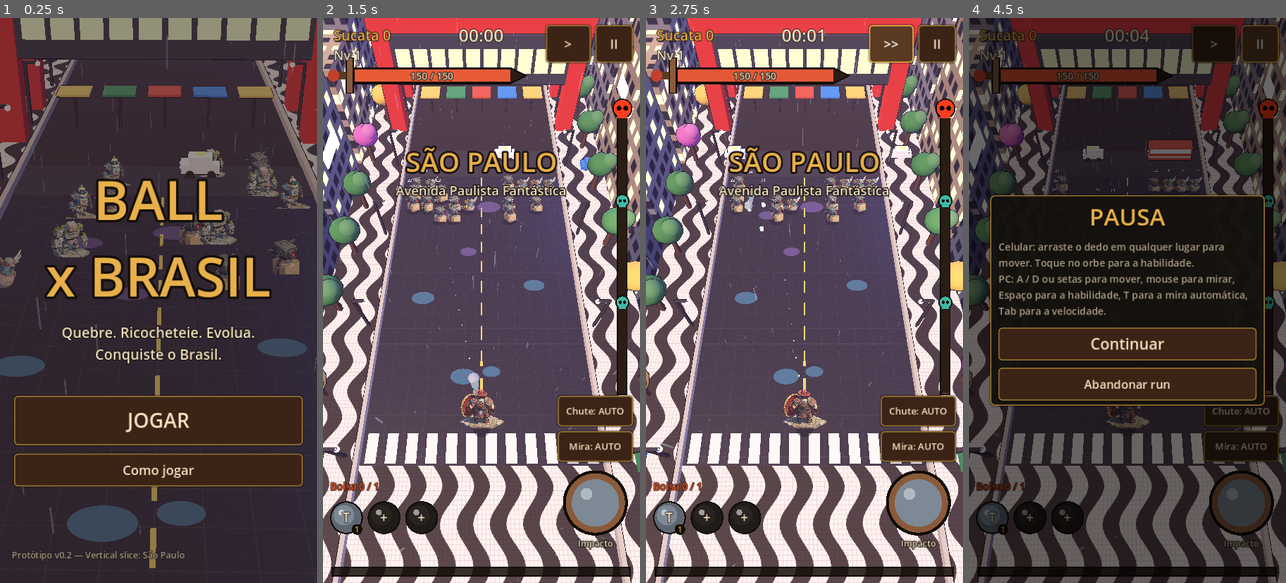
Above: before the commit, frames 1-4 (left to right).
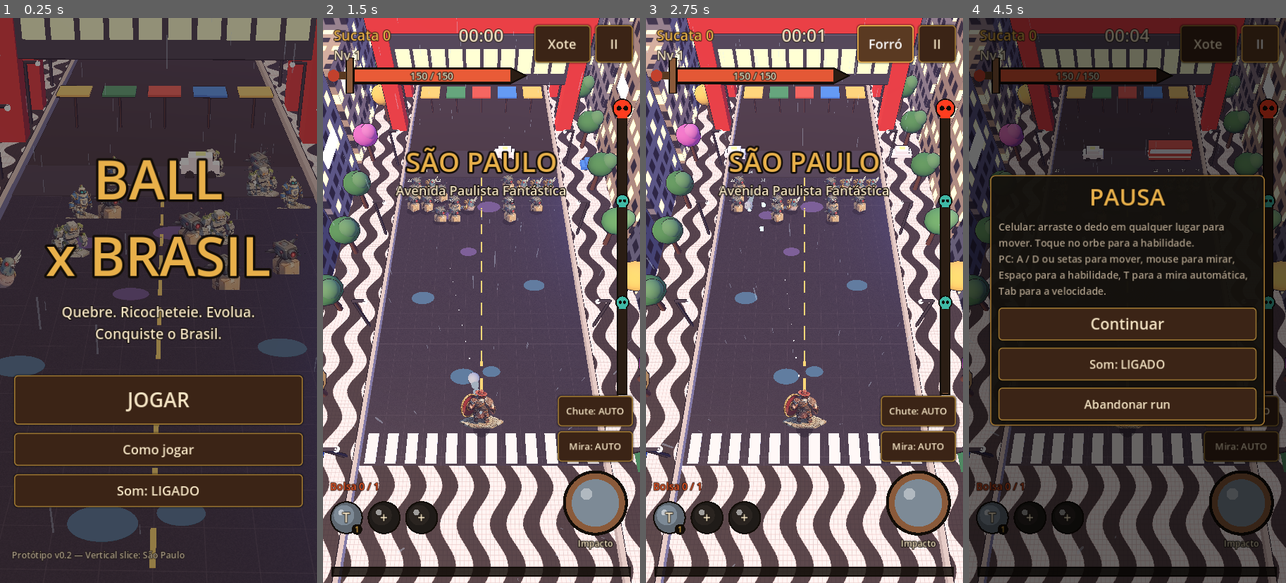
Above: after the commit, the same moments.

Repository: Victormartinsilva/brasilxball
Game: Godot game, scene res://scenes/main.tscn
The game is run twice, just before and just after one commit, with the same random seed, the same clock (stepped at 60 frames per second) and the same inputs.
Inputs (mouse positions are in pixels of both pictures, inside the frame that each line leads up to):
- Up to frame 1 (0.25 s): no input
- Up to frame 2 (1.5 s): click "JOGAR" at 0.5 s; click "INICIAR RUN" at 1.25 s
- Up to frame 3 (2.75 s): click (886, 46) at 2 s, where only the run after the commit has a clickable "Xote"
- Up to frame 4 (4.5 s): click (1209, 46) at 2.75 s, where only the run after the commit has a clickable "Forró"; click (1209, 46) at 3.5 s, where only the run after the commit has a clickable "Frevo"; click "II" at 4.25 s

The runs differ from the first frame. In frame 1, 18% of the frame differs, in the area x 4-96%, y 24-87%; in frame 2, 0.4%; in frame 3, 0.4%; in frame 4, 17%.

Commit message:
feat: áudio, 6 atributos, Mandar pro Banco e Ritmo
- Áudio provisório sintetizado (tools/gerar_audio.py): chute, ricochete, acerto,
  explosão, matar no peito, nível, receita, chefe, vitória/derrota e loop de baião
- Autoload Sfx com limite de repetição e botão de som no menu e na pausa
- Arsenal com os 6 atributos do GDD: Fôlego, Raça, Torcida, Ginga, Malandragem,
  Sabedoria (+ Imã, Patuá, Casa da Rezadeira); migração dos saves antigos
- Mandar pro Banco no level up (tira a opção do sorteio de vez)
- Velocidade do jogo vira Ritmo: Xote, Forró, Frevo

Co-Authored-By: Claude Opus 5.5 <noreply@anthropic.com>
Claude-Session: https://claude.ai/code/session_01VLz3vit7aSuSZtpei9Mk7G

Diff:
--- a/project.godot
+++ b/project.godot
@@ -17,6 +17,7 @@
 
 GameData="*res://scripts/autoload/game_data.gd"
 Save="*res://scripts/autoload/save_data.gd"
+Sfx="*res://scripts/autoload/sfx.gd"
 
 [display]
 
--- a/scripts/autoload/save_data.gd
+++ b/scripts/autoload/save_data.gd
@@ -4,14 +4,20 @@
 const PATH := "user://ballxbrasil_save.json"
 const VERSION := 1
 
-## Melhorias do Arsenal: id -> {nome, max, custo_base, descricao}
+## Arsenal: os 6 ATRIBUTOS do GDD (Grota Funda) + extras. id -> {nome, grupo, max, custo, descricao}
+## Dica para o jogador: "Na dúvida, invista em Raça + Torcida."
 const UPGRADES := {
-	"vida": {"nome": "Couraça", "max": 5, "custo": 25, "descricao": "+12 de vida máxima por nível."},
-	"dano": {"nome": "Afiação", "max": 5, "custo": 30, "descricao": "+6% de dano por nível."},
-	"cadencia": {"nome": "Engrenagem", "max": 5, "custo": 30, "descricao": "+5% de cadência por nível."},
-	"ima": {"nome": "Imã de Sucata", "max": 3, "custo": 20, "descricao": "+25% de alcance de coleta por nível."},
-	"sorte": {"nome": "Patuá", "max": 3, "custo": 40, "descricao": "+1 rerrolagem de escolhas por run, por nível."},
+	"folego": {"nome": "Fôlego", "grupo": "atributo", "max": 5, "custo": 25, "descricao": "Vida: +12 de vida máxima por nível."},
+	"raca": {"nome": "Raça", "grupo": "atributo", "max": 5, "custo": 30, "descricao": "Dano base: +6% por nível."},
+	"torcida": {"nome": "Torcida", "grupo": "atributo", "max": 5, "custo": 30, "descricao": "Bolinhas de Gude: +10% de dano por nível e +1 bolinha inicial a cada 2 níveis."},
+	"ginga": {"nome": "Ginga", "grupo": "atributo", "max": 5, "custo": 30, "descricao": "Velocidade: +4% da bola e do movimento por nível."},
+	"malandragem": {"nome": "Malandragem", "grupo": "atributo", "max": 5, "custo": 30, "descricao": "Crítico e chute: +2% de crítico e +5% de cadência por nível."},
+	"sabedoria": {"nome": "Sabedoria", "grupo": "atributo", "max": 5, "custo": 35, "descricao": "Área e status: +8% de área de efeito e de dano de Ardência/Peçonha por nível."},
+	"ima": {"nome": "Imã de Sucata", "grupo": "extra", "max": 3, "custo": 20, "descricao": "+25% de alcance de coleta por nível."},
+	"sorte": {"nome": "Patuá", "grupo": "extra", "max": 3, "custo": 40, "descricao": "+1 \"Tirar na Sorte\" grátis por run, por nível."},
+	"banco": {"nome": "Casa da Rezadeira", "grupo": "extra", "max": 3, "custo": 45, "descricao": "+1 \"Mandar pro Banco\" por run: tira uma opção do sorteio de vez."},
 }
+const OLD_UPGRADE_KEYS := {"vida": "folego", "dano": "raca", "cadencia": "malandragem"}
 
 ## Fusões liberadas no Laboratório. As duas primeiras já vêm liberadas.
 const FUSION_COSTS := {
@@ -43,7 +49,7 @@
 	return {
 		"versao": VERSION,
 		"sucata": 0,
-		"upgrades": {"vida": 0, "dano": 0, "cadencia": 0, "ima": 0, "sorte": 0},
+		"upgrades": {},
 		"bolas": balls,
 		"fusoes": fusions,
 		"reliquias": relics,
@@ -75,6 +81,13 @@
 		for id in fresh[key]:
 			if not data[key].has(id):
 				data[key].append(id)
+	# Melhorias antigas viram atributos (Couraça → Fôlego, Afiação → Raça, Engrenagem → Malandragem).
+	var ups: Dictionary = data["upgrades"]
+	for old in OLD_UPGRADE_KEYS:
+		if ups.has(old):
+			var new_key: String = OLD_UPGRADE_KEYS[old]
+			ups[new_key] = maxi(int(ups.get(new_key, 0)), int(ups[old]))
+			ups.erase(old)
 
 
 func _merge(base: Dictionary, incoming: Dictionary) -> void:
--- /dev/null
+++ b/scripts/autoload/sfx.gd
@@ -0,0 +1,86 @@
+extends Node
+## Som do jogo: efeitos com limite de repetição (ricochetes não viram ruído) e música em loop.
+## Os arquivos ficam em assets/audio (gerados por tools/gerar_audio.py — troque pelo áudio final com o mesmo nome).
+
+const POOL := 12
+const MIN_GAP := {"ricochete": 0.05, "acerto": 0.035, "abate": 0.04, "gema": 0.05, "chute": 0.06, "explosao": 0.08}
+const VOLUME_DB := {"musica_forro": -9.0, "ricochete": -10.0, "acerto": -8.0, "gema": -10.0, "abate": -6.0, "chute": -6.0}
+
+var _players: Array = []
+var _next := 0
+var _streams: Dictionary = {}
+var _last: Dictionary = {}
+var _music: AudioStreamPlayer
+
+
+func _ready() -> void:
+	process_mode = Node.PROCESS_MODE_ALWAYS
+	for i in POOL:
+		var p := AudioStreamPlayer.new()
+		add_child(p)
+		_players.append(p)
+	_music = AudioStreamPlayer.new()
+	add_child(_music)
+	apply_volume()
+
+
+func _stream(name: String) -> AudioStream:
+	if _streams.has(name):
+		return _streams[name]
+	var path := "res://assets/audio/%s.wav" % name
+	var s: AudioStream = load(path) if ResourceLoader.exists(path) else null
+	_streams[name] = s
+	return s
+
+
+func play(name: String, pitch_jitter := 0.08, volume_db := 0.0) -> void:
+	if not enabled():
+		return
+	var now := Time.get_ticks_msec() / 1000.0
+	if now - float(_last.get(name, -10.0)) < float(MIN_GAP.get(name, 0.0)):
+		return
+	_last[name] = now
+	var s := _stream(name)
+	if s == null:
+		return
+	var p: AudioStreamPlayer = _players[_next]
+	_next = (_next + 1) % POOL
+	p.stream = s
+	p.volume_db = float(VOLUME_DB.get(name, 0.0)) + volume_db
+	p.pitch_scale = 1.0 + randf_range(-pitch_jitter, pitch_jitter)
+	p.play()
+
+
+func music(name := "musica_forro") -> void:
+	var s := _stream(name)
+	if s == null:
+		return
+	if s is AudioStreamWAV:
+		var w := s as AudioStreamWAV
+		w.loop_mode = AudioStreamWAV.LOOP_FORWARD
+		w.loop_begin = 0
+		w.loop_end = w.data.size() / 2  # 16 bits mono
+	if _music.stream == s and _music.playing:
+		return
+	_music.stream = s
+	_music.volume_db = float(VOLUME_DB.get(name, 0.0))
+	if enabled():
+		_music.play()
+
+
+func enabled() -> bool:
+	return bool(Save.data["opcoes"].get("som", true))
+
+
+func toggle() -> void:
+	Save.data["opcoes"]["som"] = not enabled()
+	Save.save_game()
+	apply_volume()
+
+
+func apply_volume() -> void:
+	var vol := float(Save.data["opcoes"].get("volume", 0.8))
+	AudioServer.set_bus_volume_db(0, linear_to_db(maxf(vol, 0.001)))
+	AudioServer.set_bus_mute(0, not enabled())
+	if enabled() and _music.stream and not _music.playing:
+		_music.play()
--- a/scripts/main.gd
+++ b/scripts/main.gd
@@ -72,6 +72,7 @@
 
 func goto_menu() -> void:
 	_ensure_backdrop()
+	Sfx.music()
 	_clear()
 	var m := MenuScreen.new()
 	m.play_pressed.connect(func(): goto_base())
--- a/scripts/run/run.gd
+++ b/scripts/run/run.gd
@@ -130,6 +130,8 @@
 	player = Player.new()
 	add_child(player)
 	player.setup(character)
+	player.move_speed *= 1.0 + Save.upgrade_level("ginga") * 0.04  # Ginga
+	babies = Save.upgrade_level("torcida") / 2  # Torcida: bolinhas iniciais
 
 	camera = Camera3D.new()
 	add_child(camera)
@@ -152,6 +154,7 @@
 	for i in 4:
 		_spawn_row(SPAWN_Y - i * 1.0, 0.0)
 	hud.banner(region["nome"].to_upper(), region.get("subtitulo", ""), 2.5)
+	Sfx.music()
 
 
 func _on_resize() -> void:
@@ -447,6 +450,7 @@
 		var b := spawn_ball(_bag_stats(id), player.pos + Vector2(0, 0.5), player.aim_dir.rotated(rng.randf_range(-0.03, 0.03)))
 		if b:
 			b.bag_id = id
+			Sfx.play("chute")
 		else:
 			bag.push_front(id)
 	if _rajada_queue > 0:
@@ -469,7 +473,7 @@
 		var s := build.ball_stats("pedra", 1)
 		s["nome"] = "Bolinha de Gude"
 		s["tamanho"] *= 0.72
-		s["dano"] *= 0.4 + 0.04 * float(character.get("torcida", 4))  # Torcida fortalece as bolinhas
+		s["dano"] *= (0.4 + 0.04 * float(character.get("torcida", 4))) * (1.0 + Save.upgrade_level("torcida") * 0.1)  # Torcida
 		s["cor"] = Color("#9fd8ff")
 		return s
 	var i := build.slot_index(id)
@@ -590,6 +594,7 @@
 		if b.bag_id != "" and b.dir.y < 0.0 and b.age > 0.35 and b.pos.y < player.pos.y + 1.3 \
 				and b.pos.distance_to(player.pos + Vector2(0, 0.4)) < CATCH_RADIUS:
 			catches += 1
+			Sfx.play("pegar", 0.05)
 			fx.sparks(b.pos, Color("#fff3c4"), 5, 3.0)
 			if catches % 6 == 1:
 				fx.text(player.pos + Vector2(0, 1.4), "MATOU NO PEITO!", Color("#5fe0a0"), 0.006)
@@ -627,6 +632,7 @@
 
 func _on_bounce(b: Ball) -> void:
 	b.bounces += 1
+	Sfx.play("ricochete", 0.2)
 	if absf(b.dir.y) < 0.2:
 		b.dir.y = 0.2 * (1.0 if b.dir.y >= 0.0 else -1.0)
 	b.dir = b.dir.rotated(rng.randf_range(-0.035, 0.035)).normalized()
@@ -824,6 +830,7 @@
 	var crit := rng.randf() < b.crit
 	var elemental := elements.size() > 0
 	fx.sparks(contact, b.color, 3, 3.0)
+	Sfx.play("acerto", 0.12)
 	deal_damage(e, dmg, crit, b.color, b, elemental)
 	if not e.dead or e.is_boss:
 		apply_elements(e, elements, dmg, b.level, b)
@@ -967,7 +974,9 @@
 
 
 func aoe(center: Vector2, radius: float, dmg: float, color: Color, exclude: Enemy = null, elemental := true) -> void:
+	radius *= build.area_mult()  # Sabedoria
 	fx.explosion(center, radius, color)
+	Sfx.play("explosao")
 	for e: Enemy in enemies.duplicate():
 		if e.dead or e == exclude:
 			continue
@@ -986,7 +995,7 @@
 		match el:
 			"fogo":
 				e.burn_time = 3.0
-				e.burn_dps = maxf(e.burn_dps if e.burn_time > 0.0 else 0.0, base_dmg * 0.35)
+				e.burn_dps = maxf(e.burn_dps if e.burn_time > 0.0 else 0.0, base_dmg * 0.35 * build.status_mult())
 			"gelo":
 				e.chill_time = 2.5
 				e.chill_stacks += 1
@@ -997,7 +1006,7 @@
 			"veneno":
 				e.poison_stacks = mini(e.poison_stacks + 1, 5 + lvl * 2)
 				e.poison_time = 4.0
-				e.poison_dps_per_stack = maxf(e.poison_dps_per_stack, base_dmg * 0.12)
+				e.poison_dps_per_stack = maxf(e.poison_dps_per_stack, base_dmg * 0.12 * build.status_mult())
 			"raio":
 				var hops: int = [1, 2, 4, 6, 8][clampi(lvl - 1, 0, 4)]
 				if b and b.behavior in ["plasma", "neurotoxica"]:
@@ -1128,6 +1137,7 @@
 		_boss_defeated()
 		return
 	kills += 1
+	Sfx.play("abate", 0.15)
 	combo += 1
 	combo_timer = 2.5
 	best_combo = maxi(best_combo, combo)
@@ -1217,6 +1227,8 @@
 		e.contact_time += delta
 	else:
 		e.contact_time = maxf(0.0, e.contact_time - delta * 1.5)
+	if touching and e.contact_time > 0.15 and e.contact_time - delta <= 0.15:
+		Sfx.play("aviso", 0.0)
 	e.show_eye(e.contact_time > 0.15, e.contact_time / CONTACT_FUSE)
 	if e.contact_time >= CONTACT_FUSE:
 		e.dead = true
@@ -1383,6 +1395,7 @@
 	var start := Vector2(-10.5 * dir, lane_y)
 	node.position = FxLayer.to3(start)
 	cars.append({"node": node, "pos": start, "half": half, "vel": Vector2(dir * (5.5 if kind == "onibus" else 8.0), 0)})
+	Sfx.play("buzina", 0.05)
 	hud.toast("BI-BI! Trânsito na Paulista!" if kind != "onibus" else "Ônibus passando — segura a bola!")
 
 
@@ -1416,6 +1429,7 @@
 		node.rotation.y += delta * 3.0
 		if dist < 0.55:
 			add_xp(float(g["value"]))
+			Sfx.play("gema", 0.1)
 			if build.passive("colecionador") > 0:
 				build.colecionador_bonus = minf(0.4, build.colecionador_bonus + build.pval("colecionador") / 100.0)
 				build.colecionador_timer = 4.0
@@ -1446,6 +1460,7 @@
 func _open_levelup() -> void:
 	pending_levelups -= 1
 	var offers := build.generate_offers(rng)
+	Sfx.play("nivel", 0.0)
 	levelup.open_choice("SUBIU DE NÍVEL!", "Nível %d — escolha 1" % level, offers, build, "levelup")
 
 
@@ -1459,6 +1474,7 @@
 			max_hp = float(character["vida"]) + build.max_hp_bonus()
 			heal(max_hp - before)
 		if offer["tipo"] == "fusao":
+			Sfx.play("receita", 0.0)
 			hud.banner("RECEITA!", "Panela de Pressão: " + String(offer["nome"]), 2.2)
 			fx.explosion(player.pos + Vector2(0, 1.0), 2.0, offer["cor"])
 			if not descobertas.has(offer["id"]):
@@ -1485,6 +1501,7 @@
 
 func _start_boss() -> void:
 	boss_spawned = true
+	Sfx.play("chefe", 0.0)
 	var info: Dictionary = region["chefe"]
 	boss = BossArranhaCeu.new()
 	enemies_root.add_child(boss)
@@ -1536,6 +1553,7 @@
 
 
 func _boss_defeated() -> void:
+	Sfx.play("vitoria", 0.0)
 	hud.banner("VITÓRIA!", "O Arranha-Céu desabou. São Paulo respira.", 3.0)
 	for k in 6:
 		fx.explosion(boss.pos + Vector2(rng.randf_range(-4, 4), rng.randf_range(-1, 1)), 2.5, Color("#ff9f2e"))
@@ -1553,11 +1571,13 @@
 		return
 	damage_taken[src] = float(damage_taken.get(src, 0.0)) + amount
 	hp -= amount
+	Sfx.play("dano", 0.1)
 	player.hurt_flash = 1.0
 	hud.flash_damage()
 	shake(0.25)
 	if hp <= 0.0:
 		hp = 0.0
+		Sfx.play("derrota", 0.0)
 		hud.banner("DERROTA", "Perdi a run... mas a próxima vai ser melhor.", 3.0)
 		game_over = true
 		Engine.time_scale = 0.4
--- a/scripts/run/run_build.gd
+++ b/scripts/run/run_build.gd
@@ -16,11 +16,14 @@
 var colecionador_timer := 0.0
 var cacada_bonus := 0.0        # passiva da Caçadora
 var rerolls := 0
+var banishes := 0            # "Mandar pro Banco" restantes
+var banished: Array = []     # ids tirados do sorteio nesta run
 
 
 func _init(char_data: Dictionary) -> void:
 	character = char_data
 	rerolls = Save.upgrade_level("sorte")
+	banishes = Save.upgrade_level("banco")
 	add_ball(char_data["bola_inicial"])
 
 
@@ -48,7 +51,7 @@
 func damage_mult() -> float:
 	var m := float(character["dano"])
 	m *= 1.0 + pval("forca") / 100.0
-	m *= 1.0 + Save.upgrade_level("dano") * 0.06
+	m *= 1.0 + Save.upgrade_level("raca") * 0.06
 	if has_relic("ampulheta"):
 		m *= 1.4
 	if has_relic("coracao_dragao"):
@@ -59,21 +62,31 @@
 func fire_rate_mult() -> float:
 	var m := float(character["cadencia"])
 	m *= 1.0 + pval("cadencia") / 100.0
-	m *= 1.0 + Save.upgrade_level("cadencia") * 0.05
+	m *= 1.0 + Save.upgrade_level("malandragem") * 0.05
 	if has_relic("cafezinho"):
 		m *= 1.25
 	return m
 
 
 func ball_speed_mult() -> float:
-	var m := 1.0 + pval("impulso") / 100.0 + colecionador_bonus
+	var m := 1.0 + pval("impulso") / 100.0 + colecionador_bonus + Save.upgrade_level("ginga") * 0.04
 	if has_relic("ampulheta"):
 		m *= 0.75
 	return m
 
 
 func crit_bonus() -> float:
-	return float(character["critico"]) + pval("precisao") / 100.0 + cacada_bonus
+	return float(character["critico"]) + pval("precisao") / 100.0 + cacada_bonus + Save.upgrade_level("malandragem") * 0.02
+
+
+## Sabedoria: área de efeito.
+func area_mult() -> float:
+	return 1.0 + Save.upgrade_level("sabedoria") * 0.08
+
+
+## Sabedoria: dano de status (Ardência, Peçonha).
+func status_mult() -> float:
+	return 1.0 + Save.upgrade_level("sabedoria") * 0.08
 
 
 func size_mult() -> float:
@@ -100,7 +113,7 @@
 
 
 func max_hp_bonus() -> float:
-	return pval("vitalidade") + Save.upgrade_level("vida") * 12.0
+	return pval("vitalidade") + Save.upgrade_level("folego") * 12.0
 
 
 ## Stats finais de uma bola num slot.
@@ -192,22 +205,22 @@
 
 # ------------------------------------------------------------------ ofertas (escolha 1 de 3)
 
-func generate_offers(rng: RandomNumberGenerator, count := -1) -> Array:
+func generate_offers(rng: RandomNumberGenerator, count := -1, exclude: Array = []) -> Array:
 	if count < 0:
 		count = option_count()
 	var pool: Array = []  # [offer, weight]
 	# Fusões têm prioridade: são o "momento uau" da build.
 	for fid in GameData.fusion_ids:
-		if can_fuse(fid):
+		if can_fuse(fid) and not exclude.has(fid):
 			pool.append([_offer("fusao", fid), 6.0])
 	# Upgrades das bolas atuais.
 	for s in slots:
-		if int(s["level"]) < MAX_BALL_LEVEL:
+		if int(s["level"]) < MAX_BALL_LEVEL and not exclude.has(s["id"]):
 			pool.append([_offer("up_bola", s["id"], int(s["level"]) + 1), 3.0])
 	# Novas bolas (se há slot livre).
 	if slots.size() < MAX_SLOTS:
 		for bid in GameData.balls:
-			if GameData.is_fusion(bid) or slot_index(bid) >= 0 or not Save.has_ball(bid):
+			if GameData.is_fusion(bid) or slot_index(bid) >= 0 or not Save.has_ball(bid) or banished.has(bid) or exclude.has(bid):
 				continue
 			if has_relic("coracao_dragao") and GameData.balls[bid]["elementos"].has("gelo"):
 				continue
@@ -217,7 +230,9 @@
 		var lv := passive(pid)
 		if lv >= int(GameData.passives[pid]["max"]):
 			continue
-		if lv == 0 and passives.size() >= MAX_PASSIVES:
+		if lv == 0 and (passives.size() >= MAX_PASSIVES or banished.has(pid)):
+			continue
+		if exclude.has(pid):
 			continue
 		pool.append([_offer("passiva", pid, lv + 1), 1.6 if lv == 0 else 2.0])
 	var chosen: Array = []
--- a/scripts/ui/base_screen.gd
+++ b/scripts/ui/base_screen.gd
@@ -325,12 +325,16 @@
 
 func _build_arsenal() -> void:
 	var v := _scroll_tab("Arsenal")
-	v.add_child(UIKit.label("Melhorias permanentes para todos os personagens.", 16, UIKit.MUTED, 2))
+	v.add_child(UIKit.wrap_label("Melhorias permanentes para todos os personagens. Na dúvida, invista em Raça + Torcida.", 16, UIKit.MUTED))
+	var group := ""
 	for uid in Save.UPGRADES:
 		var u: Dictionary = Save.UPGRADES[uid]
+		if u["grupo"] != group:
+			group = u["grupo"]
+			v.add_child(UIKit.label("ATRIBUTOS" if group == "atributo" else "EXTRAS", 20, UIKit.GOLD, 4))
 		var lv := Save.upgrade_level(uid)
 		var mx := int(u["max"])
-		var row := _item_row(UIKit.GOLD, u["nome"], "Nível %d / %d" % [lv, mx], u["descricao"])
+		var row := _item_row(UIKit.GOLD if u["grupo"] == "atributo" else UIKit.TEAL, u["nome"], "Nível %d / %d" % [lv, mx], u["descricao"])
 		v.add_child(row)
 		if lv >= mx:
 			row.add_child(UIKit.label("Máximo", 15, UIKit.TEAL, 3))
--- a/scripts/ui/hud.gd
+++ b/scripts/ui/hud.gd
@@ -4,6 +4,7 @@
 ## trilha de progresso com caveiras à direita, botões de velocidade no topo.
 
 const SPEEDS := [1.0, 1.5, 2.0]
+const RITMOS := ["Xote", "Forró", "Frevo"]  # velocidade do jogo = ritmo
 
 var run: Run
 var _root: Control
@@ -78,7 +79,7 @@
 	_top_right = UIKit.hbox(8)
 	_root.add_child(_top_right)
 	_speed_button = UIKit.button(">", cycle_speed, 22)
-	_speed_button.custom_minimum_size = Vector2(76, 64)
+	_speed_button.custom_minimum_size = Vector2(96, 64)
 	_speed_button.focus_mode = Control.FOCUS_NONE
 	_top_right.add_child(_speed_button)
 	var pb := UIKit.button("II", toggle_pause, 22)
@@ -148,7 +149,7 @@
 	var portrait := is_portrait()
 	UIKit.place(_top_left, Vector2(0, 0), Vector2(18, 12))
 	UIKit.place(_top_center, Vector2(0.5, 0), Vector2(-110, 8), Vector2(220, 0))
-	UIKit.place(_top_right, Vector2(1, 0), Vector2(-160, 12), Vector2(148, 64))
+	UIKit.place(_top_right, Vector2(1, 0), Vector2(-180, 12), Vector2(168, 64))
 	var w := minf(660.0, _root.size.x - 32.0)
 	if portrait:
 		UIKit.place(_ability_button, Vector2(1, 1), Vector2(-136, -196), Vector2(120, 120))
@@ -360,7 +361,7 @@
 	_speed_index = i
 	if not run.game_over:
 		Engine.time_scale = SPEEDS[i]
-	_speed_button.text = ">".repeat(i + 1)
+	_speed_button.text = RITMOS[i]
 
 
 func cycle_speed() -> void:
@@ -393,6 +394,13 @@
 	help.custom_minimum_size.x = minf(440.0, _root.size.x - 80.0)
 	v.add_child(help)
 	v.add_child(UIKit.button("Continuar", toggle_pause, 26, 320))
+	var som := UIKit.button("", func(): pass, 20, 320)
+	som.text = "Som: LIGADO" if Sfx.enabled() else "Som: DESLIGADO"
+	som.pressed.connect(func():
+		Sfx.toggle()
+		som.text = "Som: LIGADO" if Sfx.enabled() else "Som: DESLIGADO"
+	)
+	v.add_child(som)
 	v.add_child(UIKit.button("Abandonar run", _abandon, 20, 320))
 
 
--- a/scripts/ui/levelup_ui.gd
+++ b/scripts/ui/levelup_ui.gd
@@ -14,6 +14,8 @@
 var _subtitle: Label
 var _cards: BoxContainer
 var _reroll: Button
+var _banish: Button
+var _banish_mode := false
 var _offers: Array = []
 var _context := ""
 var _build: RunBuild
@@ -54,6 +56,8 @@
 	v.add_child(foot)
 	_reroll = UIKit.button("Tirar na Sorte", _do_reroll, 18, 260)
 	foot.add_child(_reroll)
+	_banish = UIKit.button("Mandar pro Banco", _toggle_banish, 18, 240)
+	foot.add_child(_banish)
 
 
 func is_open() -> bool:
@@ -92,6 +96,9 @@
 			_cards.add_child(_make_card(_offers[i], i, card_w))
 	# "Tirar na Sorte": grátis com os Patuás do Arsenal; depois custa sucata, e fica mais caro a cada uso.
 	var run := get_parent() as Run
+	_banish_mode = false
+	_banish.visible = _context == "levelup" and _build.banishes > 0
+	_banish.text = "Mandar pro Banco (%d)" % _build.banishes
 	_reroll.visible = _context == "levelup"
 	if _build.rerolls > 0:
 		_reroll.text = "Tirar na Sorte (grátis x%d)" % _build.rerolls
@@ -196,8 +203,33 @@
 			return
 
 
+func _toggle_banish() -> void:
+	_banish_mode = not _banish_mode
+	_subtitle.text = "Toque na opção que vai para o banco (some do sorteio nesta run)." if _banish_mode else "Escolha 1"
+	_banish.modulate = Color(1.4, 0.8, 0.8) if _banish_mode else Color.WHITE
+
+
+## Mandar pro Banco: tira a opção do sorteio de vez e troca só essa carta.
+func _banish_offer(index: int) -> void:
+	var o: Dictionary = _offers[index]
+	if not (o["tipo"] == "nova_bola" or (o["tipo"] == "passiva" and int(o["nivel"]) == 1)):
+		_subtitle.text = "Só dá para mandar pro banco bolas novas e passivas novas."
+		return
+	var run := get_parent() as Run
+	_build.banished.append(o["id"])
+	_build.banishes -= 1
+	var shown: Array = _offers.map(func(x): return x["id"])
+	var repl := _build.generate_offers(run.rng, 1, shown)
+	_offers[index] = repl[0]
+	_rebuild_cards()
+	_subtitle.text = "%s foi pro banco." % o["nome"]
+
+
 func _pick(index: int) -> void:
 	if not _open or index >= _offers.size():
+		return
+	if _banish_mode:
+		_banish_offer(index)
 		return
 	# Evita clique acidental no instante em que a tela abre.
 	if Time.get_ticks_msec() - _opened_at < 400 and not (get_parent() as Run).autoplay:
--- a/scripts/ui/menu_screen.gd
+++ b/scripts/ui/menu_screen.gd
@@ -36,6 +36,13 @@
 	play.custom_minimum_size.y = 84
 	_col.add_child(play)
 	_col.add_child(UIKit.button("Como jogar", func(): _help.visible = true, 22))
+	var som := UIKit.button("", func(): pass, 22)
+	som.text = "Som: LIGADO" if Sfx.enabled() else "Som: DESLIGADO"
+	som.pressed.connect(func():
+		Sfx.toggle()
+		som.text = "Som: LIGADO" if Sfx.enabled() else "Som: DESLIGADO"
+	)
+	_col.add_child(som)
 	if OS.has_feature("web") and GameData.is_mobile():
 		_col.add_child(UIKit.button("Tela cheia", _fullscreen, 22))
 
--- a/scripts/ui/ui_kit.gd
+++ b/scripts/ui/ui_kit.gd
@@ -86,6 +86,7 @@
 	if min_w > 0.0:
 		b.custom_minimum_size.x = min_w
 	b.custom_minimum_size.y = maxf(b.custom_minimum_size.y, 56.0)  # alvo de toque confortável
+	b.pressed.connect(func(): Sfx.play("botao", 0.05))
 	b.pressed.connect(cb)
 	return b
 
Not shown, added: assets/audio/abate.wav
Not shown, added: assets/audio/acerto.wav
Not shown, added: assets/audio/aviso.wav
Not shown, added: assets/audio/botao.wav
Not shown, added: assets/audio/buzina.wav
Not shown, added: assets/audio/chefe.wav
Not shown, added: assets/audio/chute.wav
Not shown, added: assets/audio/dano.wav
Not shown, added: assets/audio/derrota.wav
Not shown, added: assets/audio/explosao.wav
Not shown, added: assets/audio/gema.wav
Not shown, added: assets/audio/musica_forro.wav
(and 10 more such lines)
